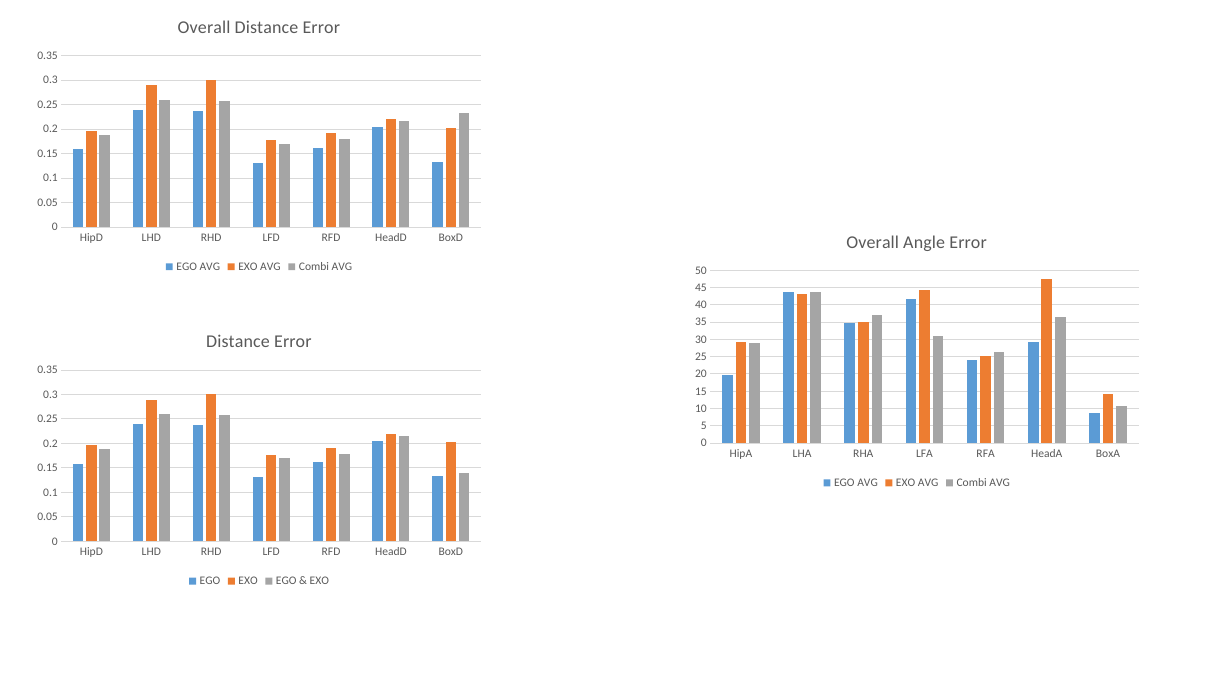
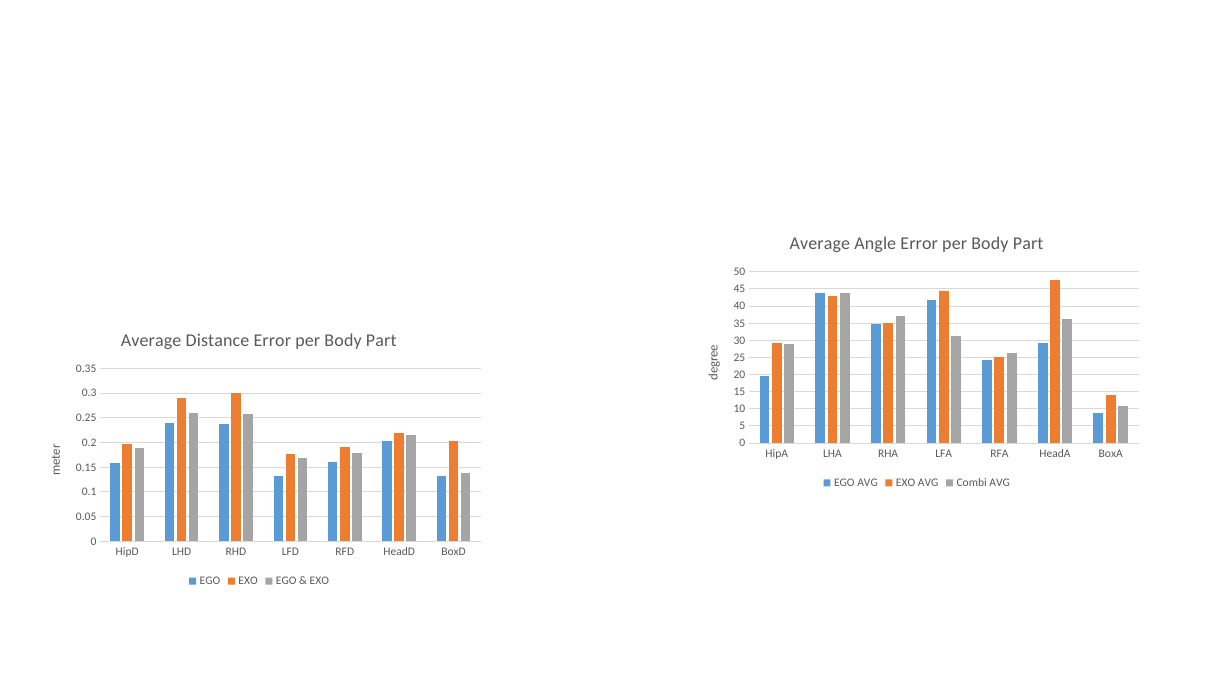
Before and after one commit to stefanfeyer/masters__thesis, a slide deck: slide 18 of figures/thesis_renderer.pptx. Drawn at 1232x693 pixels with LibreOffice and Linux fonts; fonts in the diff are those of the drawing. Boxes give left, top, right and bottom in pixels: in the first picture for what was removed or moved away, otherwise in the second. Text is boxed around its words. In the diff, an @@ line names an element or a change of style, - is before the commit and + after.

```diff
--- a/figures/thesis_renderer.pptx
+++ b/figures/thesis_renderer.pptx
@@ column chart removed at bbox=[28, 0, 490, 277] @@
-title "Overall Distance Error "
-categories: HipD, LHD, RHD, LFD, RFD, HeadD, BoxD
-EGO AVG: 0.16, 0.24, 0.24, 0.13, 0.16, 0.2, 0.13
-EXO AVG: 0.2, 0.29, 0.3, 0.18, 0.19, 0.22, 0.2
-Combi AVG: 0.19, 0.26, 0.26, 0.17, 0.18, 0.22, 0.23
@@ column chart at bbox=[686, 216, 1148, 494] @@
@@ title "Overall Angle Error " to "Average Angle Error per Body Part " @@
@@ value axis title "" to "degree " @@
@@ column chart at bbox=[28, 314, 490, 592] @@
@@ title "Distance Error " to "Average Distance Error per Body Part " @@
@@ value axis title "" to "meter " @@
```
Also in this commit, not shown: 3 other slides changed, 22 other files.
